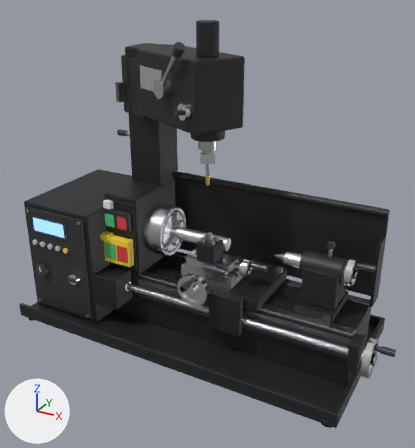
A saved change to the Blender file 车钻铣三合一机床/blender/out/ct125e.blend.
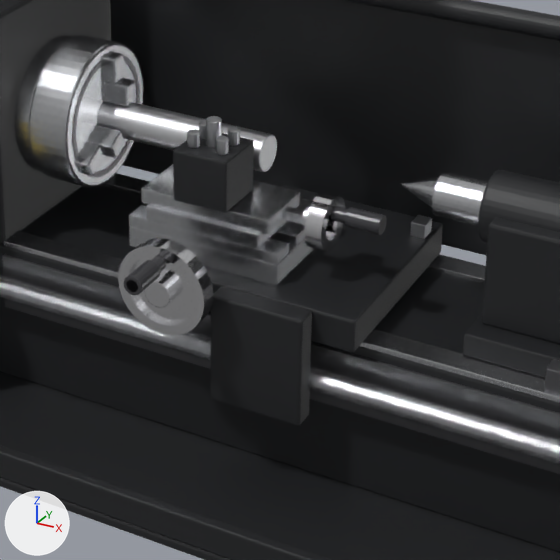
There are two pictures of each version: one whole from a camera (50 mm lens) standing at (0.465, -0.708, 0.543) and looking at (0.088, -0.022, 0.2), one close up on the part from 33% to 79% of the width and 43% to 85% of the height. Lighting does not change. The marker at lower left points along +X, +Y and +Z. The older version's two pictures come first.

The first close-up shows 'Apron', 'Bed', 'Bed_Mid', 'Bed_Rack', 'Chuck_Body', 'Guard_Back', 'Headstock', 'LeadScrew', 'Saddle', 'Saddle_Lock', 'Tail_Body', 'Tray_Base', 'Tray_LipF' and 39 more.
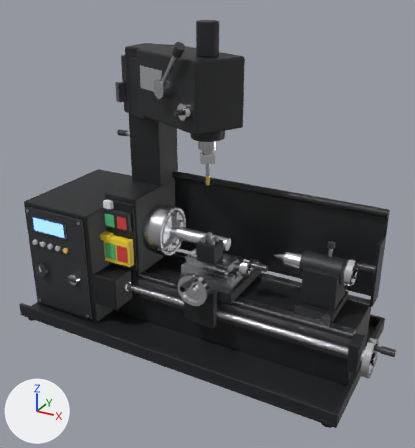
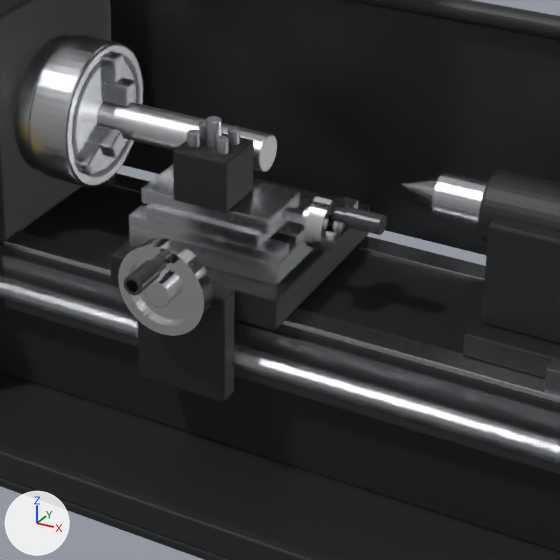
What differs and where, as boxes (x1, y1, x2, y2) in the close-ups (560 x 560 px):
'Saddle', moved
    before: (204, 185, 443, 353)
    after: (110, 178, 370, 330)
'Apron', moved
    before: (211, 287, 312, 426)
    after: (138, 284, 235, 402)
'Saddle_Lock', moved
    before: (410, 215, 432, 239)
    after: (343, 197, 358, 209)

The change, as a diff of the scene's bpy script:
```diff
--- a/车钻铣三合一机床/blender/out/ct125e.blend.py
+++ b/车钻铣三合一机床/blender/out/ct125e.blend.py
@@ ob_saddle @@
 ob_saddle.matrix_parent_inverse = Matrix(((1.0, 0.0, 0.0, -0.1), (0.0, 1.0, 0.0, 0.0), (0.0, 0.0, 1.0, -0.11), (0.0, 0.0, 0.0, 1.0)))
-ob_saddle.location = (0.142, -0.005, 0.109)
+ob_saddle.location = (0.101, -0.005, 0.109)
 _m = ob_saddle.modifiers.new('bev', 'BEVEL')
@@ ob_apron @@
 ob_apron.matrix_parent_inverse = Matrix(((1.0, 0.0, 0.0, -0.1), (0.0, 1.0, 0.0, 0.0), (0.0, 0.0, 1.0, -0.11), (0.0, 0.0, 0.0, 1.0)))
-ob_apron.location = (0.143, -0.068, 0.088)
+ob_apron.location = (0.101, -0.068, 0.088)
 _m = ob_apron.modifiers.new('bev', 'BEVEL')
@@ ob_saddle_lock @@
 ob_saddle_lock.matrix_parent_inverse = Matrix(((1.0, 0.0, 0.0, -0.1), (0.0, 1.0, 0.0, 0.0), (0.0, 0.0, 1.0, -0.11), (0.0, 0.0, 0.0, 1.0)))
-ob_saddle_lock.location = (0.184, 0.035, 0.122)
+ob_saddle_lock.location = (0.142, 0.035, 0.122)
 _m = ob_saddle_lock.modifiers.new('bev', 'BEVEL')
```
